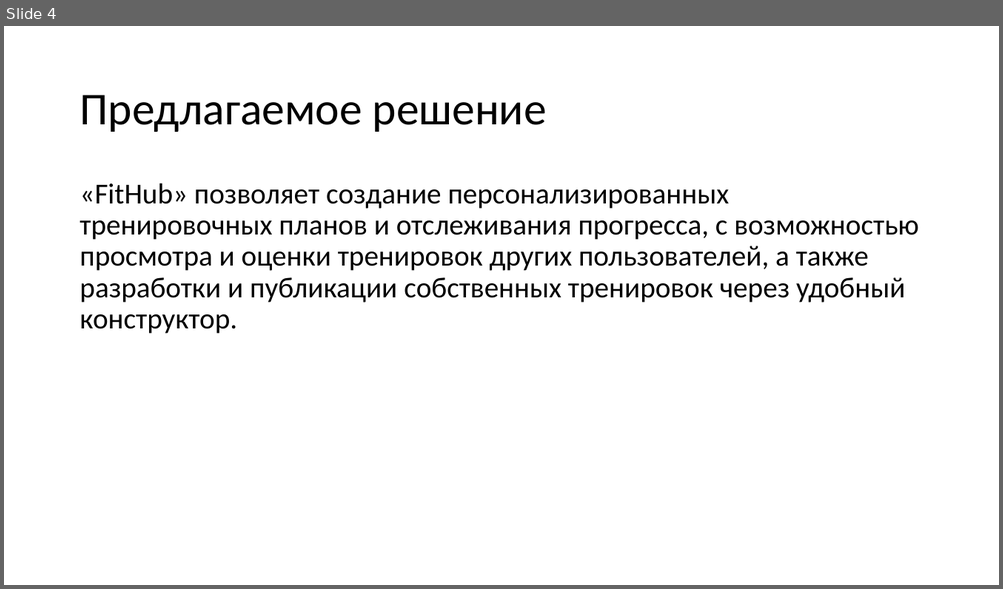
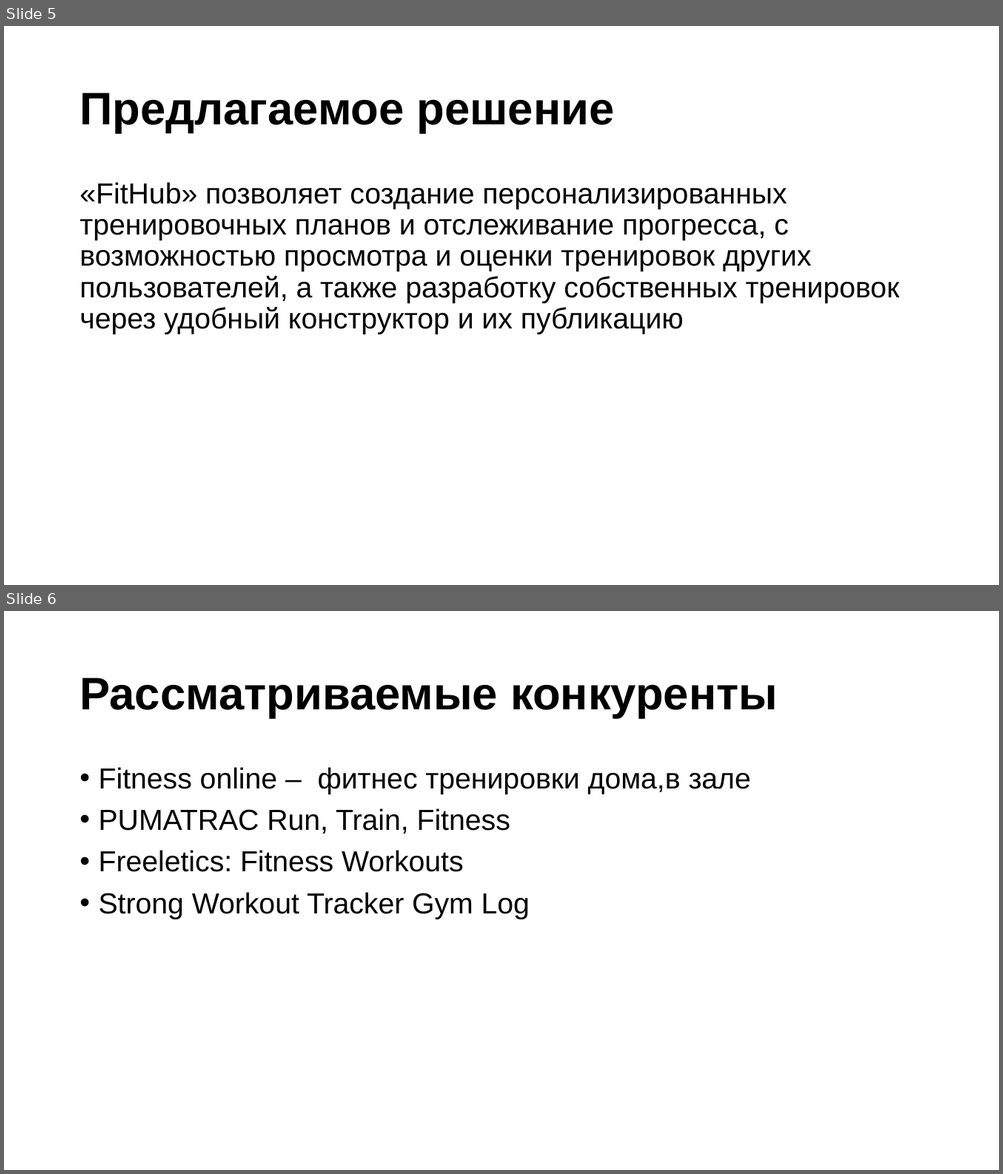
Before and after one commit to partickle/FitHub_Docs, a slide deck: Презентация технического задания.pptx. Shown one above the other, each under a label of ours: slide 4 before the commit, slides 5 and 6 after it. The pictures are 1003x589 and 1003x1174 pixels, drawn with LibreOffice and Linux fonts; fonts in the diff are those of the drawing. Boxes give left, top, right and bottom in pixels: in the first picture for what was removed or moved away, otherwise in the second. Text is boxed around its words. In the diff, an @@ line names an element or a change of style, - is before the commit and + after.

```diff
--- a/Презентация технического задания.pptx
+++ b/Презентация технического задания.pptx
@@ slide 6 added at [4, 611, 999, 1170], background #FFFFFF @@
@@ title added at [79, 678, 777, 718], 44 pt, text #000000, bold @@
+Рассматриваемые конкуренты
@@ text added at [99, 767, 751, 920], 28 pt, text #000000 @@
+• Fitness online – фитнес тренировки дома,в зале
+• PUMATRAC Run, Train, Fitness
+• Freeletics: Fitness Workouts
+• Strong Workout Tracker Gym Log
@@ what was slide 4 is now slide 5 @@
@@ slide 5 changed as well @@
@@ title "Предлагаемое решение" at [79, 93, 614, 133]: font Calibri to Arial, bold on @@
@@ text at [79, 182, 899, 335]: text changed; font Calibri to Arial @@
-«FitHub» позволяет создание персонализированных тренировочных планов и отслеживания прогресса, с возможностью просмотра и оценки тренировок других пользователей, а также разработки и публикации собственных тренировок через удобный конструктор.
+«FitHub» позволяет создание персонализированных тренировочных планов и отслеживание прогресса, с возможностью просмотра и оценки тренировок других пользователей, а также разработку собственных тренировок через удобный конструктор и их публикацию
```
Also in this commit, not shown: 2 other slides changed, 11 other slides added, 3 slides removed.
